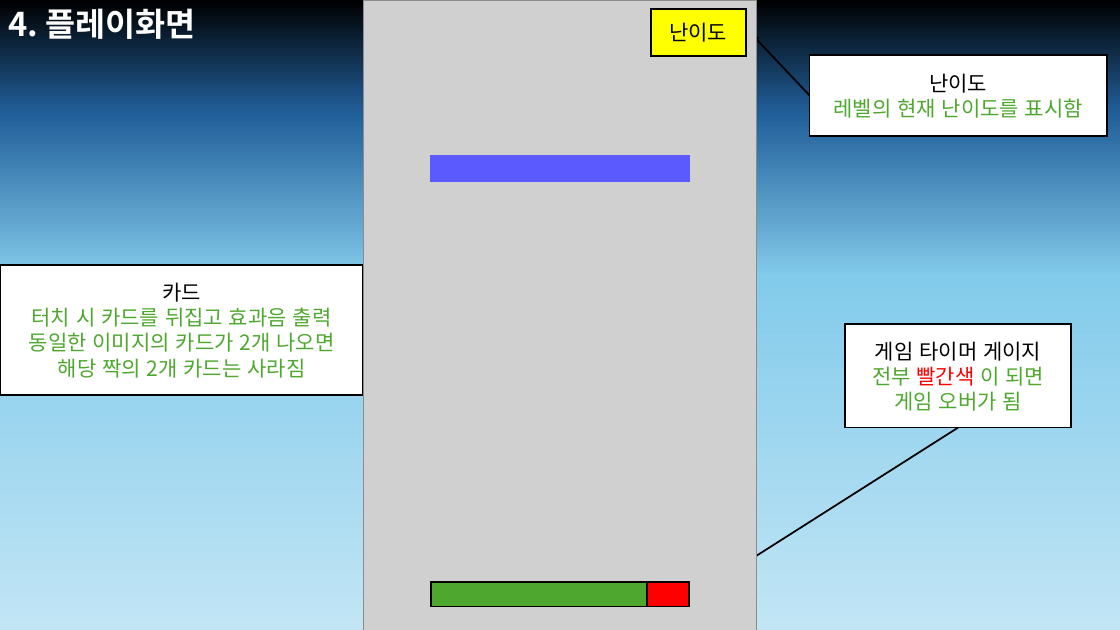
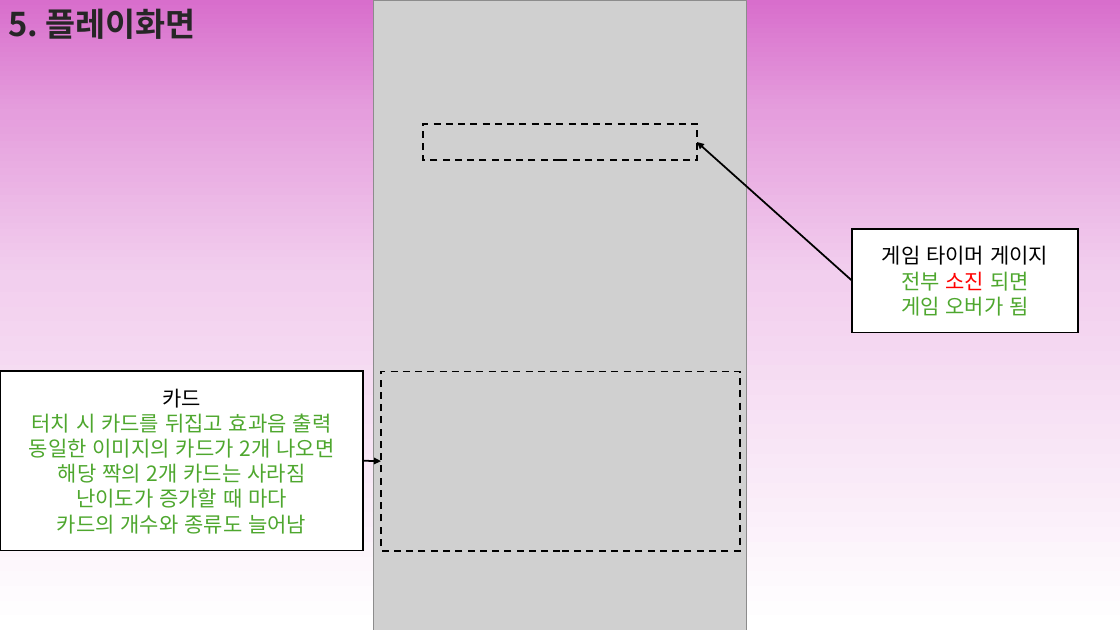
Before and after one commit to Joyoounjin/6team_miniproject, a slide deck: slide 6 of 66 게임 팀.pptx (slide 5 before the commit). Drawn at 1120x630 pixels with LibreOffice and Linux fonts; fonts in the diff are those of the drawing; grey boxes stand for pictures. Boxes give left, top, right and bottom in pixels: in the first picture for what was removed or moved away, otherwise in the second. Text is boxed around its words. In the diff, an @@ line names an element or a change of style, - is before the commit and + after.

```diff
--- a/66 게임 팀.pptx
+++ b/66 게임 팀.pptx
@@ background gradient #000000 to #215F9A to #83CBEB to #C1E5F5 to gradient #D86ECC to #E59EDD to #F2CFEE to #FFFFFF @@
@@ text at (8, 8, 195, 39): text changed; text colour #FFFFFF to #262626 @@
-4. 플레이화면
+5. 플레이화면
@@ picture: place and size @@
-picture at (363, 0, 757, 630)
+picture at (374, 0, 747, 630)
@@ rectangle removed at (651, 8, 746, 56) @@
-난이도
@@ arrow removed from (810, 96) to (753, 34) @@
@@ rectangle removed at (810, 55, 1107, 135) @@
-난이도
-레벨의 현재 난이도를 표시함
@@ rectangle: place and size @@
-rectangle at (431, 156, 690, 181)
+rectangle at (423, 124, 697, 160)
@@ rectangle at (423, 124, 697, 160): fill #5B5AFE to none; outline #5B5AFE 1.5 pt to #000000 1.5 pt dashed @@
@@ arrow moved from (959, 428) - (696, 595) to (852, 281) - (697, 142) @@
@@ rectangle "게임 타이머 게이지": place and size @@
-rectangle "게임 타이머 게이지" at (845, 324, 1071, 428)
+rectangle "게임 타이머 게이지" at (852, 229, 1078, 333)
@@ text in rectangle at (901, 271, 1029, 291): text changed @@
-전부 빨간색 이 되면
+전부 소진 되면
@@ rectangle "카드": place and size @@
-rectangle "카드" at (0, 266, 363, 395)
+rectangle "카드" at (0, 371, 363, 550)
@@ rectangle added at (381, 371, 740, 550), outline #000000 1.5 pt dashed @@
@@ arrow moved from (363, 330) - (381, 330) to (363, 461) - (381, 461) @@
@@ text in rectangle at (57, 488, 306, 534): paragraphs added @@
+난이도가 증가할 때 마다
+카드의 개수와 종류도 늘어남
@@ rectangle removed at (431, 582, 690, 607) @@
@@ rectangle removed at (431, 582, 648, 607) @@
```
Also in this commit, not shown: 7 other slides changed, 2 slides added, 1 slide removed.
